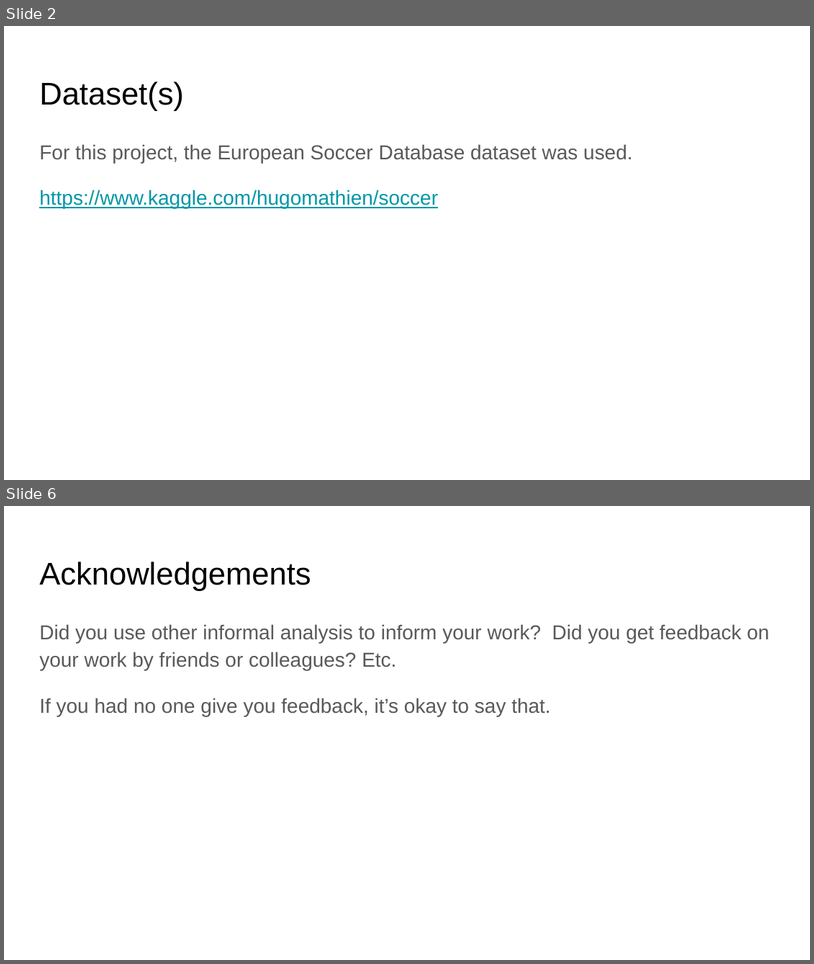
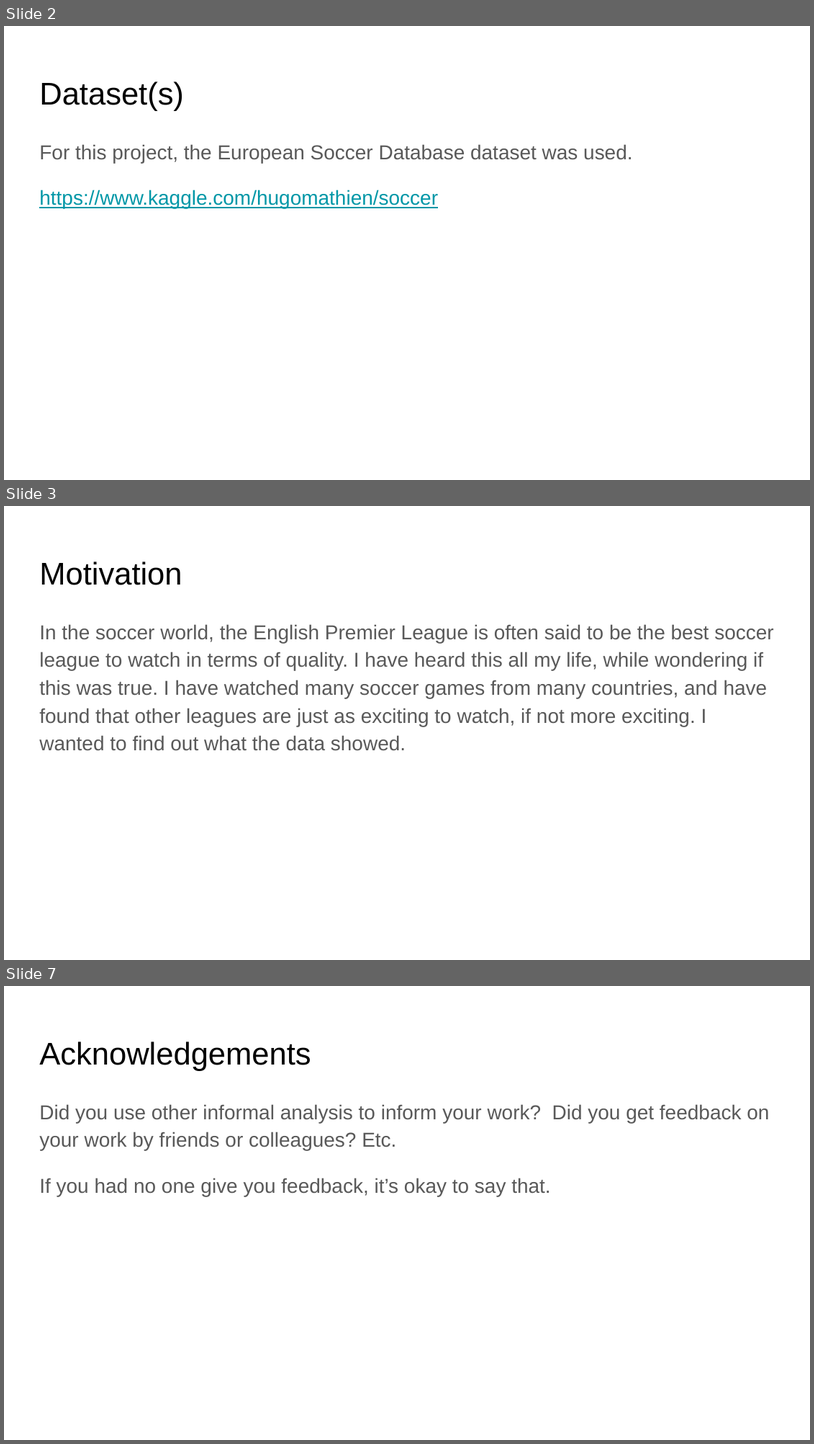
Before and after one commit to EdmondLeahy/PythonForDataScience, a slide deck: Week6/Slides/DSE 200X_ MiniProjectPresentation-Eleahy.pptx. Shown one above the other, each under a label of ours: slides 2 and 6 before the commit, slides 2, 3 and 7 after it; the slides between them are not shown. The pictures are 814x964 and 814x1444 pixels, drawn with LibreOffice and Linux fonts; fonts in the diff are those of the drawing. Boxes give left, top, right and bottom in pixels: in the first picture for what was removed or moved away, otherwise in the second. Text is boxed around its words. In the diff, an @@ line names an element or a change of style, - is before the commit and + after.

```diff
--- a/Week6/Slides/DSE 200X_ MiniProjectPresentation-Eleahy.pptx
+++ b/Week6/Slides/DSE 200X_ MiniProjectPresentation-Eleahy.pptx
@@ slide 3 added at box(4, 506, 810, 960), background #FFFFFF @@
@@ title added at box(39, 561, 182, 585), 28 pt, text #000000 @@
+Motivation
@@ text added at box(39, 624, 774, 751), 18 pt, text #595959 @@
+In the soccer world, the English Premier League is often said to be the best soccer league to watch in terms of quality. I have heard this all my life, while wondering if this was true. I have watched many soccer games from many countries, and have found that other leagues are just as exciting to watch, if not more exciting. I wanted to find out what the data showed.
@@ what was slide 6 is now slide 7 @@
```
Also in this commit, not shown: 1 slide changed, 2 other slides added, 2 slides removed, 1 other file.
